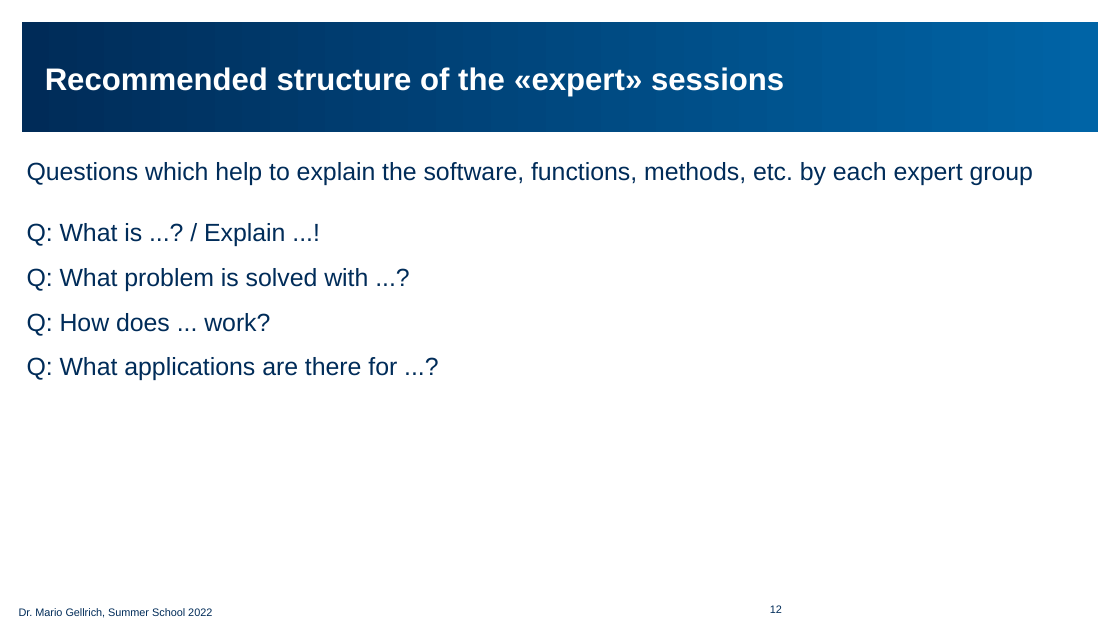
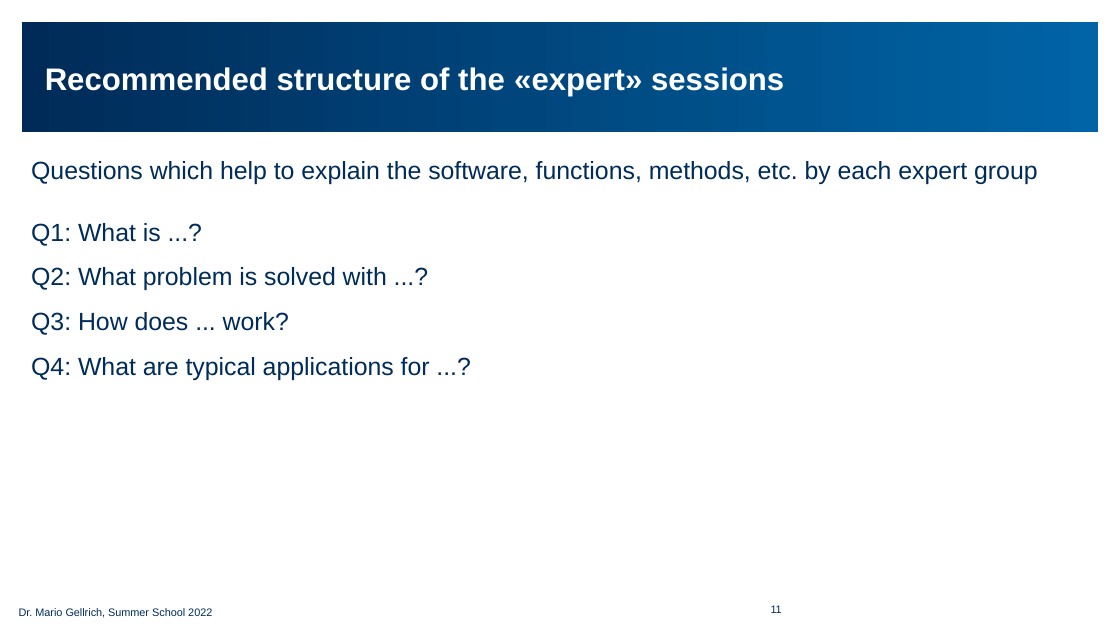
Before and after one commit to simschwab/summer_school_FS2022, a slide deck: slide 11 of Credit_Risk_Modeling/Slides_Credit_Risk_Modeling_Workshop_EN.pptx (slide 12 before the commit). Drawn at 1120x630 pixels with LibreOffice and Linux fonts; fonts in the diff are those of the drawing; background and template pictures are left out. Boxes give left, top, right and bottom in pixels: in the first picture for what was removed or moved away, otherwise in the second. Text is boxed around its words. In the diff, an @@ line names an element or a change of style, - is before the commit and + after.

```diff
--- a/Credit_Risk_Modeling/Slides_Credit_Risk_Modeling_Workshop_EN.pptx
+++ b/Credit_Risk_Modeling/Slides_Credit_Risk_Modeling_Workshop_EN.pptx
@@ text at (x1=31, y1=223, x2=430, y2=380): text changed @@
-Q: What is ...? / Explain ...!
-Q: What problem is solved with ...?
-Q: How does ... work?
-Q: What applications are there for ...?
+Q1: What is ...?
+Q2: What problem is solved with ...?
+Q3: How does ... work?
+Q4: What are typical applications for ...?
@@ page number at (x1=771, y1=605, x2=782, y2=613): text changed @@
-12
+11
```
Also in this commit, not shown: 9 other slides changed, 1 slide removed, 1 other file.
